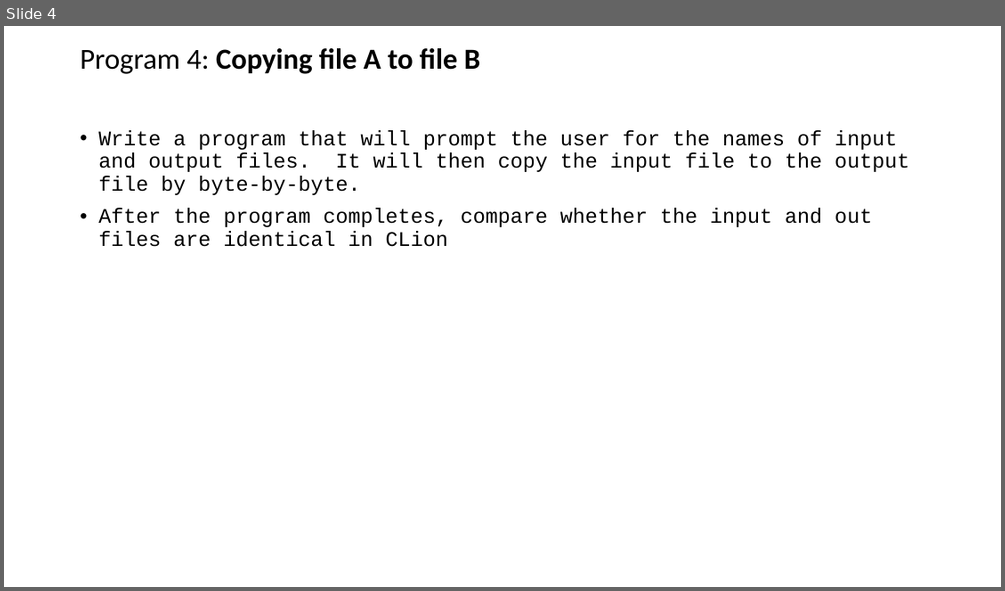
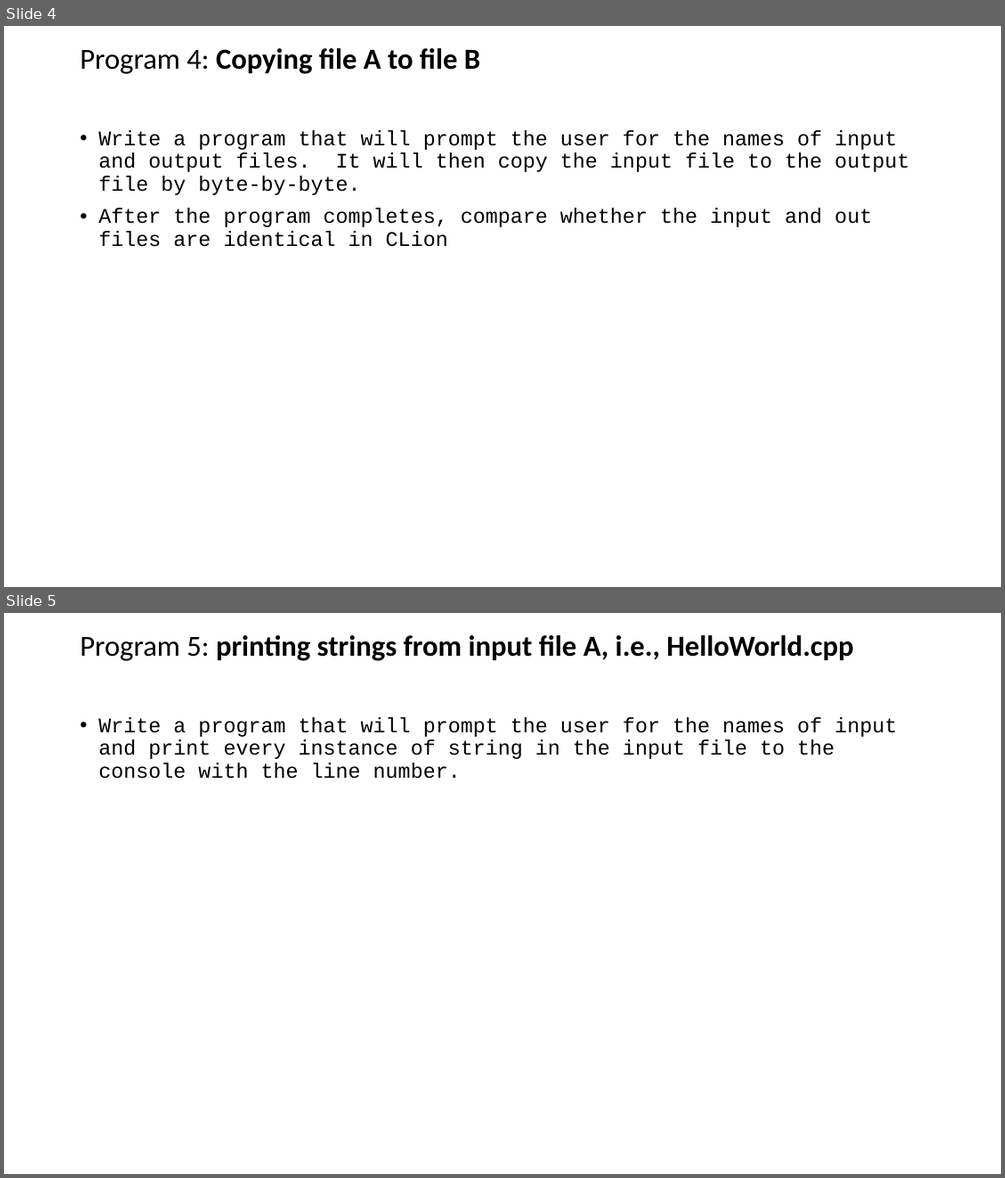
Before and after one commit to gangryunguh/cop3014-lab05-files, a slide deck: lab05-files.pptx. Shown one above the other, each under a label of ours: slide 4 before the commit, slides 4 and 5 after it. The pictures are 1005x591 and 1005x1178 pixels, drawn with LibreOffice and Linux fonts; fonts in the diff are those of the drawing. Boxes give left, top, right and bottom in pixels: in the first picture for what was removed or moved away, otherwise in the second. Text is boxed around its words. In the diff, an @@ line names an element or a change of style, - is before the commit and + after.

```diff
--- a/lab05-files.pptx
+++ b/lab05-files.pptx
@@ slide 5 added at (4,613,1001,1174), background #FFFFFF @@
@@ text added at (80,635,897,779), 20 pt, text #000000 @@
+Program 5: printing strings from input file A, i.e., HelloWorld.cpp
+• Write a program that will prompt the user for the names of input and print every instance of string in the input file to the console with the line number.
```
Also in this commit, not shown: 1 other file.
